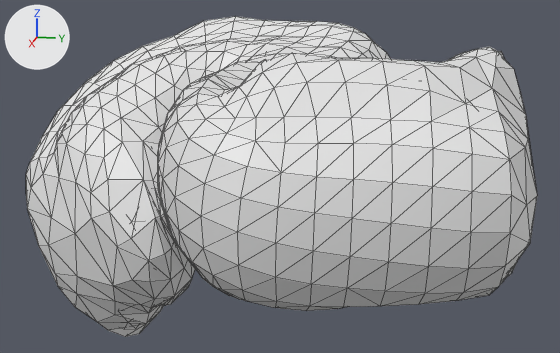
Renders of the glTF model raw-data/corridor-cache/8b652088-8c73-466d-b59c-3fbb8c01e399.glb from each side of a commit.
The view is the same before and after, from a 50 mm lens placed at (0.1251, 0.0791, 0.1015), pointed at (-0.012, 0.0517, 0.0672). Arrows for +X, +Y and +Z are at upper left; the lights stay in place. Mesh edges are drawn as thin lines.

Names of what the first picture shows: 'corridor'.
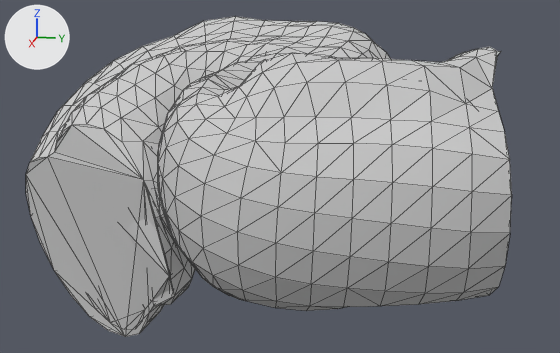
The edits, one by one:
Material 'material' (mat_material) is new.
Its base color is (0.6, 0.6, 0.6) (light grey #cbcbcb).
Its roughness is 1.0.
me_corridor is used by ob_corridor; location (0.0, 0.0, 0.0).
me_corridor had 1598 vertices, 3188 faces and spanned x -0.0538..0.0343, y -0.0038..0.094, z 0.0319..0.0951.
me_corridor now has 1477 vertices, 2946 faces and spans x -0.0538..0.0343, y -0.0038..0.089, z 0.0319..0.0951.
me_corridor part 1: 70 vertices removed from x -0.0147..0.004, y -0.0012..0.0318, z 0.035..0.0728.
me_corridor part 2: 51 vertices removed from x -0.0136..0.0267, y 0.0859..0.094, z 0.0572..0.0895.
me_corridor part 3: 2844 faces spanning x -0.0538..0.0343, y -0.0038..0.089, z 0.0319..0.0951 switch from no material to mat_material (light grey #cbcbcb).

Location of each change, (x1, y1, x2, y2) in pixels of the pictures (560 x 353 px):
'corridor', reshaped
    before: (26, 16, 537, 337)
    after: (26, 16, 512, 337)
part 1 of me_corridor, deleted
    before: (26, 124, 174, 331)
part 2 of me_corridor, deleted
    before: (493, 51, 537, 286)
part 3 of me_corridor, recoloured (white to grey)
    both: (30, 16, 512, 333)
